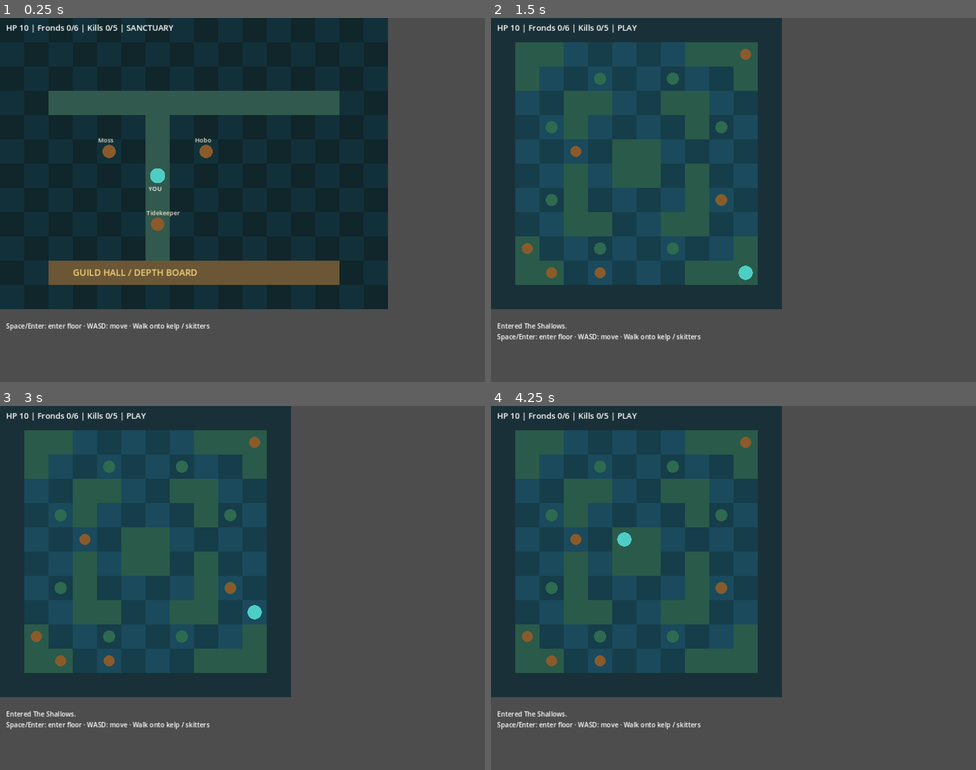
Above: before the commit, frames 1-4 (two rows, left to right).
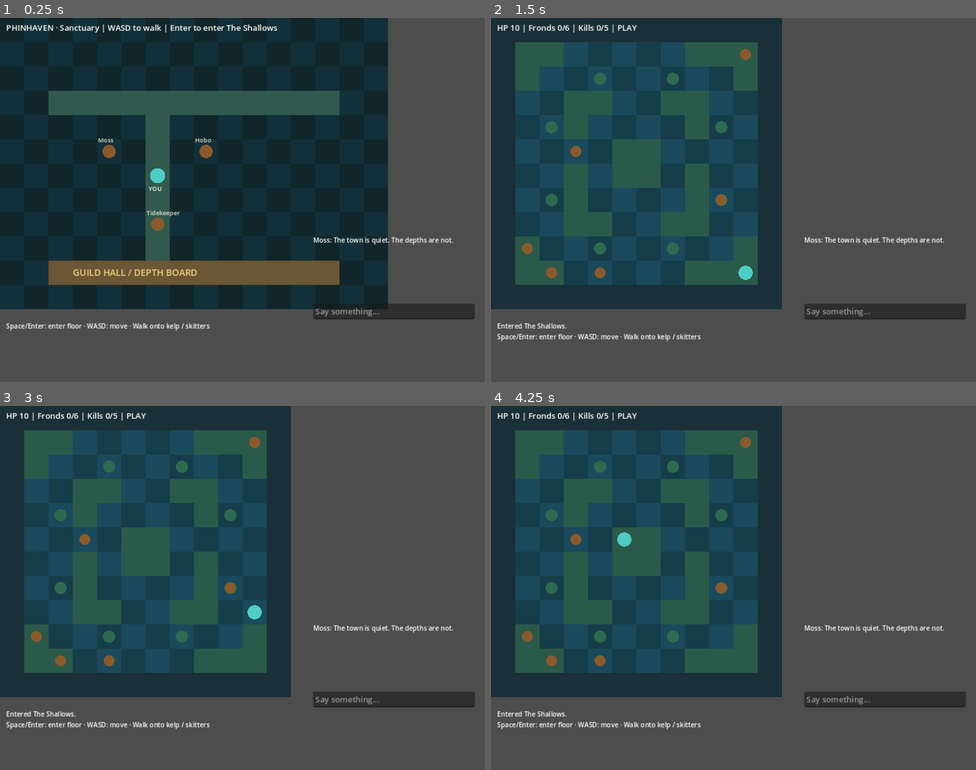
Above: after the commit, the same moments.

Repository: KelpCoin/DreamLedger
Game: Godot game, scene res://scenes/main.tscn
Same seed, same stepped clock (60 frames per second), same inputs: the game is played once before the commit and once after it.
Inputs:
- Up to frame 1 (0.25 s): no input
- Up to frame 2 (1.5 s): tap Enter (ui_accept) at 0.5, 0.77 s; hold D (move_right) 0.53-1.28 s; hold S (move_down) from 1.28 s (still down)
- Up to frame 3 (3 s): tap Enter (ui_accept) at 1.52, 2, 2.75 s; release S (move_down) at 2.03 s; hold D (move_right) 2.03-2.78 s; hold W (move_up) from 2.78 s (still down)
- Up to frame 4 (4.25 s): tap Enter (ui_accept) at 3.02, 3.77 s; release W (move_up) at 3.53 s; hold A (move_left) from 3.53 s (still down)

The runs differ from the first frame. In frame 1, 2.0% of the frame differs, in the area x 1-98%, y 1-83%; in frame 2, 1.6%; in frame 3, 1.6%; in frame 4, 1.6%.
Error before the commit: Invalid access to property or key 'text_submitted' on a base object of type 'null instance'. (res://scripts/shallows_controller.gd:48)

Commit message:
PHINHAVEN: add local social chat to Shallows scaffold

Diff:
--- a/phinhaven/godot/shallows/scenes/main.tscn
+++ b/phinhaven/godot/shallows/scenes/main.tscn
@@ -23,3 +23,20 @@
 autowrap_mode = 3
 theme_override_font_sizes/font_size = 13
 text = "Space/Enter: enter floor · WASD: move · Walk onto kelp / skitters"
+
+
+[node name="ChatLabel" type="Label" parent="UI"]
+offset_left = 620.0
+offset_top = 430.0
+offset_right = 940.0
+offset_bottom = 560.0
+autowrap_mode = 3
+theme_override_font_sizes/font_size = 13
+text = "Chat"
+
+[node name="ChatInput" type="LineEdit" parent="UI"]
+offset_left = 620.0
+offset_top = 565.0
+offset_right = 940.0
+offset_bottom = 595.0
+placeholder_text = "Say something..."
